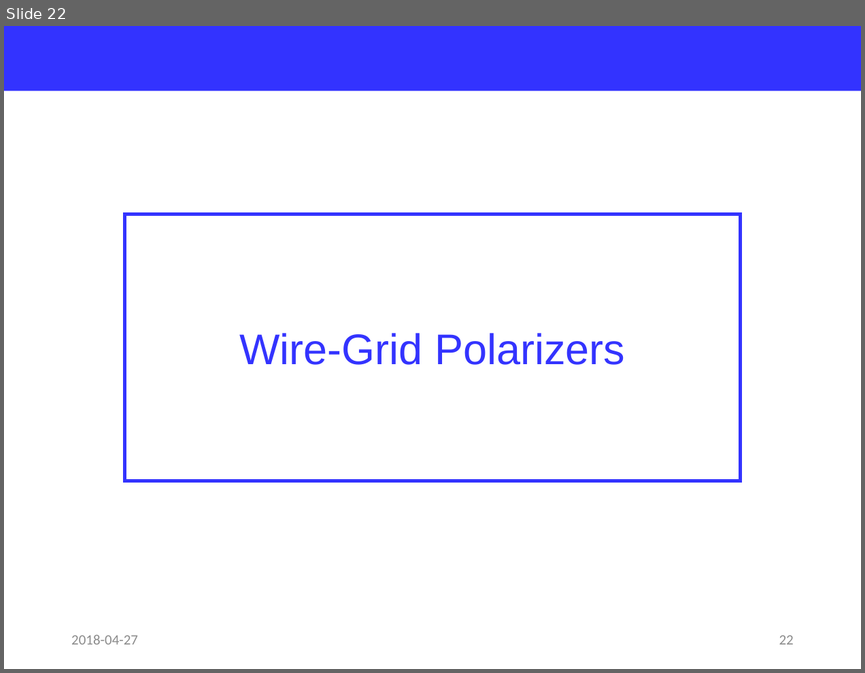
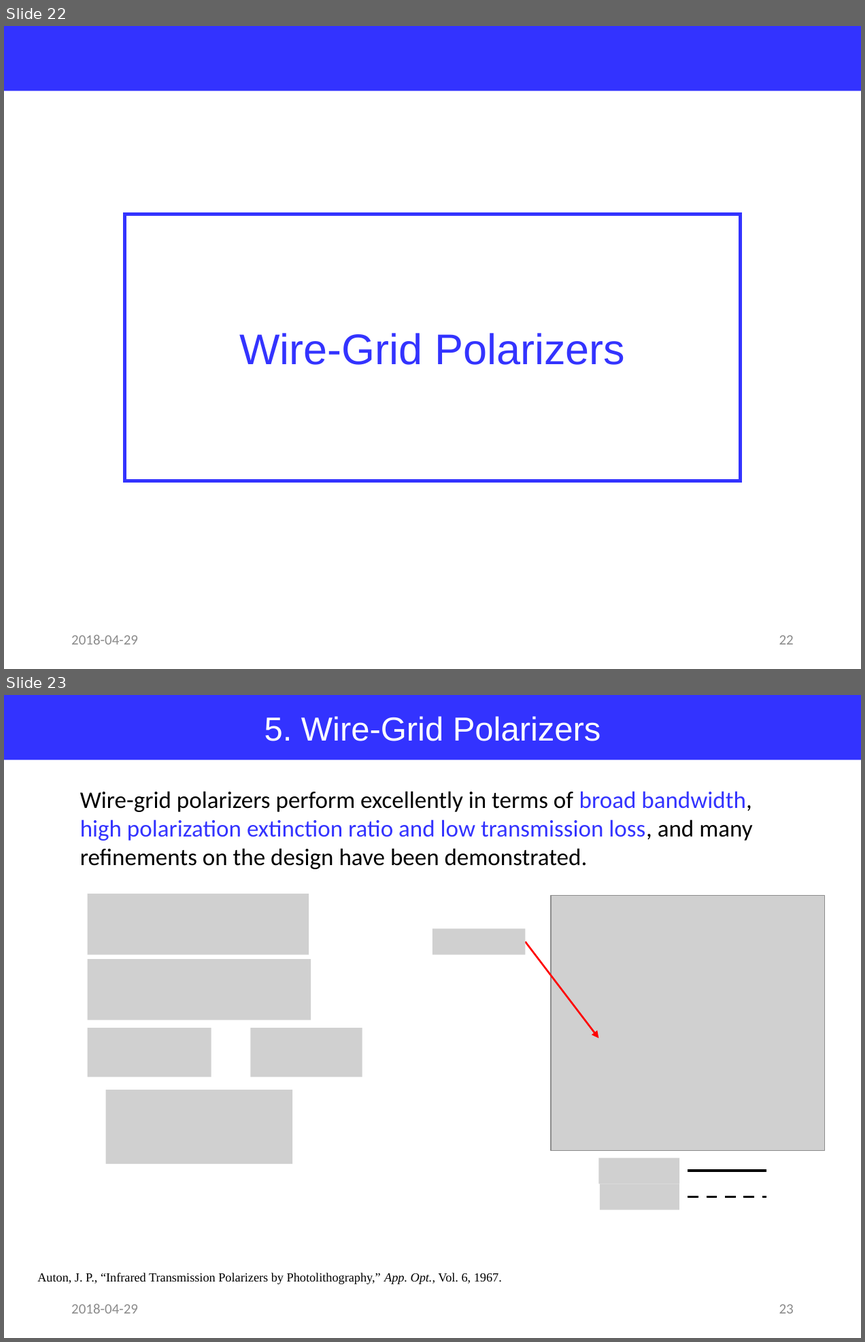
Before and after one commit to jglee96/NBTP_Lab, a slide deck: Terahertz Metrology/Ch8/Terahertz Metrology_Ch8.pptx. Shown one above the other, each under a label of ours: slide 22 before the commit, slides 22 and 23 after it. The pictures are 865x673 and 865x1342 pixels, drawn with LibreOffice and Linux fonts; fonts in the diff are those of the drawing; grey boxes stand for pictures. Boxes give left, top, right and bottom in pixels: in the first picture for what was removed or moved away, otherwise in the second. Text is boxed around its words. In the diff, an @@ line names an element or a change of style, - is before the commit and + after.

```diff
--- a/Terahertz Metrology/Ch8/Terahertz Metrology_Ch8.pptx
+++ b/Terahertz Metrology/Ch8/Terahertz Metrology_Ch8.pptx
@@ slide 23 added at [4, 695, 861, 1338], background #FFFFFF @@
@@ rectangle added at [4, 695, 861, 760], fill #3333FF, 28 pt, text #FFFFFF @@
+5. Wire-Grid Polarizers
@@ text added at [80, 791, 752, 869], 20 pt, text #000000 @@
+Wire-grid polarizers perform excellently in terms of broad bandwidth, high polarization extinction ratio and low transmission loss, and many refinements on the design have been demonstrated.
@@ picture added at [87, 894, 308, 955] @@
@@ picture added at [551, 896, 824, 1150] @@
@@ picture added at [432, 929, 525, 955] @@
@@ picture added at [87, 959, 311, 1020] @@
@@ arrow added from (525, 942) to (598, 1038), #FF0000 1.5 pt @@
@@ picture added at [87, 1028, 211, 1077] @@
@@ picture added at [251, 1028, 362, 1077] @@
@@ picture added at [106, 1089, 293, 1163] @@
@@ picture added at [598, 1157, 679, 1183] @@
@@ picture added at [600, 1183, 679, 1209] @@
@@ line added from (687, 1170) to (766, 1170), #000000 2.25 pt @@
@@ line added from (687, 1196) to (766, 1196), #000000 2.25 pt dashed @@
@@ text added at [37, 1272, 502, 1284], 10.5 pt, text #000000 @@
+Auton, J. P., “Infrared Transmission Polarizers by Photolithography,” App. Opt., Vol. 6, 1967.
@@ text added at [71, 1304, 138, 1313], 12 pt, text #8C8C8C @@
+2018-04-29
@@ page number added at [779, 1304, 793, 1313], 12 pt, text #8C8C8C @@
+23
@@ slide 22 changed as well @@
@@ text at [71, 635, 138, 644]: text changed @@
-2018-04-27
+2018-04-29
```
Also in this commit, not shown: 25 other slides changed, 2 other slides added, 2 slides removed, 3 other files.
